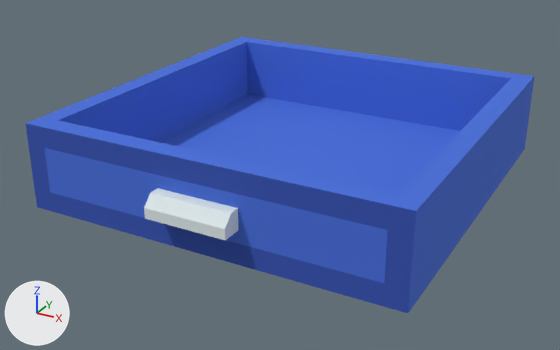
Renders of the glTF model Kitchen_ChildLockDrawer.glb from each side of a commit.
One viewpoint serves both versions: a camera (50 mm lens) standing at (1.416, -0.457, 0.606) and looking at (1.066, 0.179, 0.288). Every picture has the same lights, and +X, +Y and +Z are marked at lower left. The first picture is the older version. Vertices at exactly the same position are counted once.

Objects in the first picture: 'Kitchen_ChildLockDrawer'.
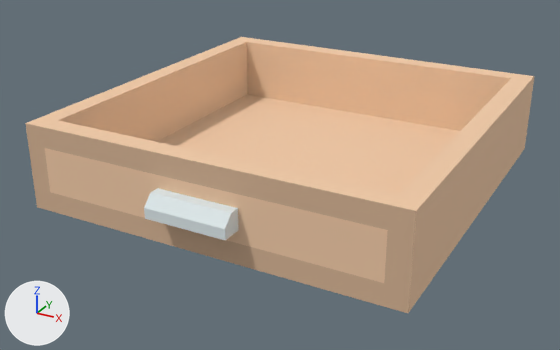
Changed parts and their boxes [x1, y1, x2, y2] in the pictures (560 x 350 px):
```json
{"part": 1, "of": "me_kitchen_childlockdrawer", "change": "recoloured", "before": [25, 123, 416, 313], "after": [25, 123, 416, 313], "on screen": "blue to beige"}
{"part": 2, "of": "me_kitchen_childlockdrawer", "change": "recoloured", "before": [26, 37, 535, 313], "after": [26, 37, 535, 313], "on screen": "blue to beige"}
```

The change, as JSON lines over the scene's bpy script:
```json
{"op": "add", "block": "mat_wood", "code": ["mat_wood = principled_material('wood')", "mat_wood.base_color = (0.896, 0.602, 0.393)  # beige #f3cca8", "mat_wood.roughness = 1.0"]}
{"op": "add", "block": "mat_wooddark", "code": ["mat_wooddark = principled_material('woodDark')", "mat_wooddark.base_color = (0.678, 0.456, 0.299)  # beige #d7b495", "mat_wooddark.roughness = 1.0"]}
{"block": "me_kitchen_childlockdrawer", "where": "me_kitchen_childlockdrawer.from_pydata(...)  # 30 vertices, 56 faces; spans x 0.887..1.263, y 0.0..0.4, z 0.278..0.363"}
{"block": "me_kitchen_childlockdrawer", "where": "# used by ob_kitchen_childlockdrawer; location = (0.0, 0.0, 0.0)"}
{"block": "me_kitchen_childlockdrawer", "change": "me_kitchen_childlockdrawer part 1: all 8 faces that had it switch from mat_wooddark_t (blue #3352b3) to mat_wooddark (beige #d7b495)"}
{"block": "me_kitchen_childlockdrawer", "change": "me_kitchen_childlockdrawer part 2: all 34 faces that had it switch from mat_wood_t (blue #456edb) to mat_wood (beige #f3cca8)"}
```
